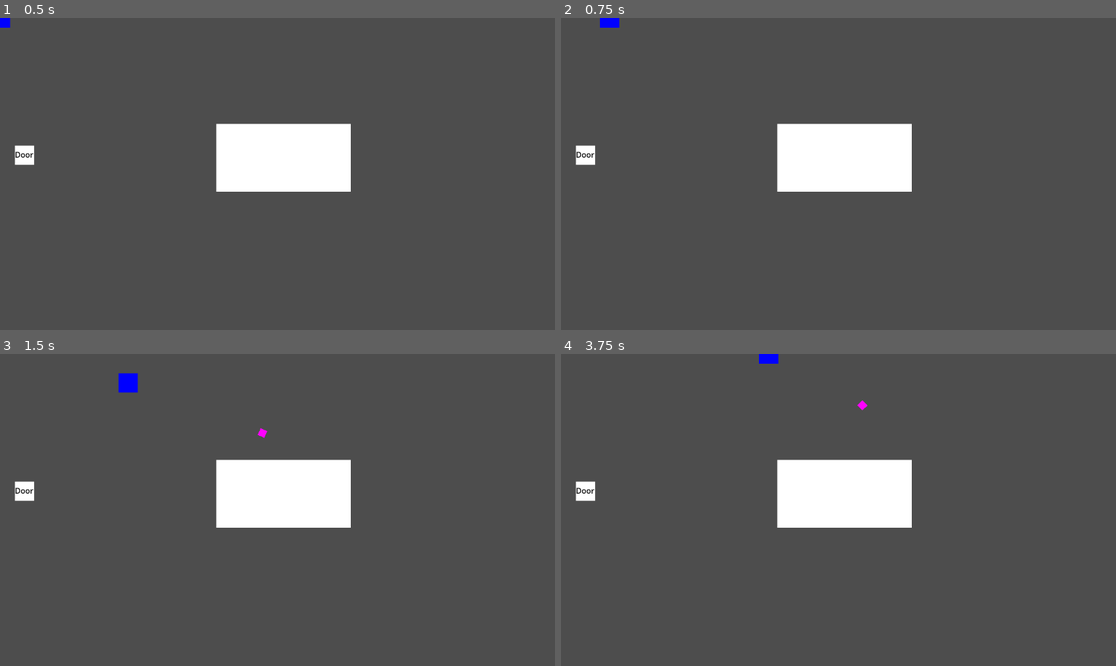
Above: before the commit, frames 1-4 (two rows, left to right).
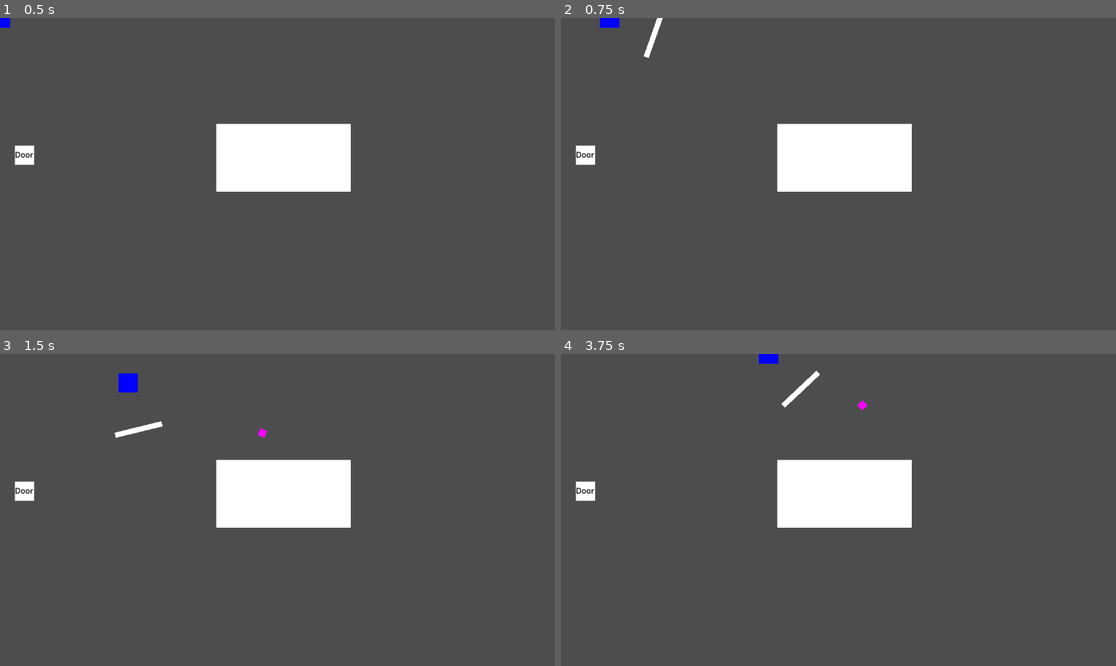
Above: after the commit, the same moments.

Repository: FlashBash21/9Lives
Game: Godot game, scene res://Scenes/Areas/world_manager.tscn
Two runs of this game, one before a commit and one after it. Both use one fixed random seed, a clock stepped at 60 frames per second and the inputs below.
Inputs (mouse positions are in pixels of both pictures, inside the frame that each line leads up to):
- Up to frame 1 (0.5 s): no input
- Up to frame 2 (0.75 s): tap Enter (ui_accept) at 0.5 s; move the mouse to (960, 158) at 0.52 s; press the mouse at (960, 158) at 0.53 s; hold D (move_right) from 0.53 s (still down); tap Space (dash) at 0.6 s
- Up to frame 3 (1.5 s): tap Enter (ui_accept) at 0.77 s; move the mouse to (166, 525) at 1.27 s; release D (move_right) at 1.28 s; release the mouse at (166, 525) at 1.28 s; hold S (move_down) from 1.28 s (still down); click (166, 525) at 1.35 s
- Up to frame 4 (3.75 s): tap Enter (ui_accept) at 1.52, 3.02 s; tap Space (dash) at 1.55, 2.1, 3.05, 3.6 s; move the mouse to (894, 441) at 2.02 s; release S (move_down) at 2.03 s; press the mouse at (894, 441) at 2.03 s; hold D (move_right) 2.03-2.78 s; move the mouse to (810, 572) at 2.77 s; release the mouse at (810, 572) at 2.78 s; hold W (move_up) 2.78-3.53 s; click (810, 572) at 2.85 s; move the mouse to (1005, 556) at 3.52 s; press the mouse at (1005, 556) at 3.53 s; hold A (move_left) from 3.53 s (still down)

Frame 1 is identical in both runs. In frame 2, 0.1% of the frame differs, in the area x 14-19%, y 0-13%; in frame 3, 0.2%; in frame 4, 0.2%, in the area x 39-47%, y 5-18%.

Commit message:
Basic Sword Stuff

Diff:
--- /dev/null
+++ b/Scenes/Abilities/melee_ability.tscn
@@ -0,0 +1,50 @@
+[gd_scene load_steps=5 format=3 uid="uid://bmqoqoj5jtlmn"]
+
+[ext_resource type="Script" path="res://Scripts/Abilities/melee_ability.gd" id="1_l4qig"]
+
+[sub_resource type="RectangleShape2D" id="RectangleShape2D_486gx"]
+size = Vector2(20, 106)
+
+[sub_resource type="Animation" id="Animation_d33j5"]
+resource_name = "attack"
+length = 0.5
+tracks/0/type = "value"
+tracks/0/imported = false
+tracks/0/enabled = true
+tracks/0/path = NodePath("ColorRect:visible")
+tracks/0/interp = 1
+tracks/0/loop_wrap = true
+tracks/0/keys = {
+"times": PackedFloat32Array(0, 0.4),
+"transitions": PackedFloat32Array(1, 1),
+"update": 1,
+"values": [true, false]
+}
+
+[sub_resource type="AnimationLibrary" id="AnimationLibrary_mi65k"]
+_data = {
+"attack": SubResource("Animation_d33j5")
+}
+
+[node name="MeleeAbility" type="Node2D"]
+script = ExtResource("1_l4qig")
+
+[node name="ColorRect" type="ColorRect" parent="."]
+offset_left = -6.0
+offset_top = -49.0
+offset_right = 5.0
+offset_bottom = 51.0
+
+[node name="Area2D" type="Area2D" parent="ColorRect"]
+position = Vector2(6, 49)
+collision_mask = 0
+
+[node name="CollisionShape2D" type="CollisionShape2D" parent="ColorRect/Area2D"]
+shape = SubResource("RectangleShape2D_486gx")
+
+[node name="AttackPlayer" type="AnimationPlayer" parent="."]
+libraries = {
+"": SubResource("AnimationLibrary_mi65k")
+}
+
+[connection signal="animation_finished" from="AttackPlayer" to="." method="_on_attack_player_animation_finished"]
--- a/Scenes/Objects/basic_projectile_object.tscn
+++ b/Scenes/Objects/basic_projectile_object.tscn
@@ -5,6 +5,8 @@
 [sub_resource type="CircleShape2D" id="CircleShape2D_wbofn"]
 
 [node name="BasicProjectileObject" type="CharacterBody2D"]
+collision_layer = 0
+collision_mask = 0
 
 [node name="Sprite2D" type="Sprite2D" parent="."]
 scale = Vector2(15, 15)
--- /dev/null
+++ b/Scripts/Abilities/melee_ability.gd
@@ -0,0 +1,34 @@
+extends Ability
+
+@onready var attack_player = $AttackPlayer
+@onready var sprite = $ColorRect
+
+var speed_multi := 1.0
+var range := 100.0
+var cd : float
+
+func _ready():
+	sprite.visible = false
+
+func execute(args: Dictionary) -> void:
+	var entity := args["entity"] as Entity
+	var at := args["at"] as Vector2
+	cd = args["cooldown"] as float
+	var attack_multi := args["attack_rate"] as float
+	if not attack_player.is_playing() and local_cooldown <= 0:
+		#entity.add_child(self)
+		local_cooldown = cd
+		position = Vector2.ZERO
+		var dir := (at - to_global(position)).normalized()
+		print(dir)
+		look_at(at)
+		position = dir * range
+		attack_player.speed_scale = attack_multi
+		attack_player.play("attack", -1, 1)
+
+func _process(delta):
+	local_cooldown -= delta
+
+
+func _on_attack_player_animation_finished(anim_name):
+	local_cooldown = cd
--- a/Scripts/Abilities/projectile_ability.tres.gd
+++ b/Scripts/Abilities/projectile_ability.tres.gd
@@ -6,6 +6,7 @@
 var speed: float
 var direction: Vector2
 var damage: int
+var duration := 100.0
 
 
 var last_shot = 0
@@ -17,13 +18,12 @@
 		var p = i["projectile"]
 		var vel = i["velocity"]
 
-		if i["ticks"] >= 100:
+		if i["ticks"] >= duration:
 			p.queue_free()
 			projectiles.erase(i)
 			pass
 
 		var collision = p.move_and_collide(vel * delta)
-
 		if collision:
 			var collider = collision.get_collider()
 			if(collider.get_class() == "Entity"):
--- a/Scripts/Areas/area_1.gd
+++ b/Scripts/Areas/area_1.gd
@@ -1,4 +1,5 @@
 extends BaseArea
 
 func _ready() -> void:
+	super()
 	print("Hi, again!")
--- a/Scripts/Entities/player.gd
+++ b/Scripts/Entities/player.gd
@@ -5,6 +5,7 @@
 var move_ability := load_ability("move")
 var dash_ability := load_ability("dash")
 var basic_projectile_ability := load_ability("basic_projectile")
+var melee_ability := load_ability("melee")
 
 func _ready() -> void:
 	#setup local vars
@@ -23,13 +24,19 @@
 	if (!dash_ability.is_dashing()): move_ability.execute({"entity" = self, "speed" = self.speed, "direction" = dir})
 	#velocity.x = move_toward(velocity.x, 0, SPEED)
 
-	#dash if we are not dashing and moving
+	#dash if we are not dashing and we are moving
 	if (!dash_ability.is_dashing() and dir != Vector2.ZERO):
 		if (Input.is_action_just_pressed("dash")): dash_ability.execute({"entity" = self, "speed" = self.speed*2, "duration" = 0.1})
 
 	#projectile ability
-	if(Input.is_action_pressed("shoot")): basic_projectile_ability.execute(({"entity" = self, "speed" = 800, "direction" = dir,
+	if(Input.is_action_pressed("attack")): basic_projectile_ability.execute(({"entity" = self, "speed" = 800, "direction" = dir,
 									"cooldown" = 1, "damage" = 5}))
+
+	#melee ability
+	if(Input.is_action_pressed("attack")): melee_ability.execute({"entity" = self,
+														"at" = get_global_mouse_position(),
+														"cooldown" = 0.25,
+														"attack_rate" = 1})
 
 func apply_damage(ammount: int) -> void:
 	hp -= ammount
--- a/project.godot
+++ b/project.godot
@@ -42,9 +42,9 @@
 "events": [Object(InputEventKey,"resource_local_to_scene":false,"resource_name":"","device":-1,"window_id":0,"alt_pressed":false,"shift_pressed":false,"ctrl_pressed":false,"meta_pressed":false,"pressed":false,"keycode":0,"physical_keycode":32,"key_label":0,"unicode":32,"echo":false,"script":null)
 ]
 }
-shoot={
+attack={
 "deadzone": 0.5,
-"events": [Object(InputEventMouseButton,"resource_l …(321 unchanged characters)…
+"events": [null, Object(InputEventMouseButton,"resource_l …(321 unchanged characters)…
 , Object(InputEventKey,"resource_local_to_scene":false,"resource_name":"","device":-1,"window_id":0,"alt_pressed":false,"shift_pressed":false,"ctrl_pressed":false,"meta_pressed":false,"pressed":false,"keycode":0,"physical_keycode":80,"key_label":0,"unicode":112,"echo":false,"script":null)
 ]
 }
